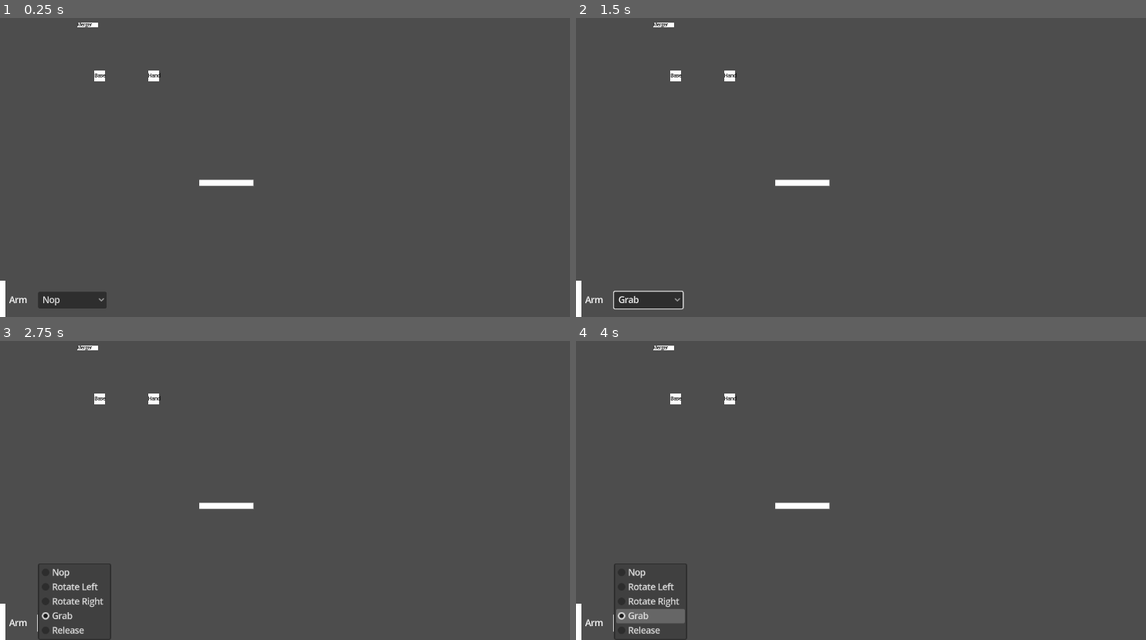
Above: before the commit, frames 1-4 (two rows, left to right).
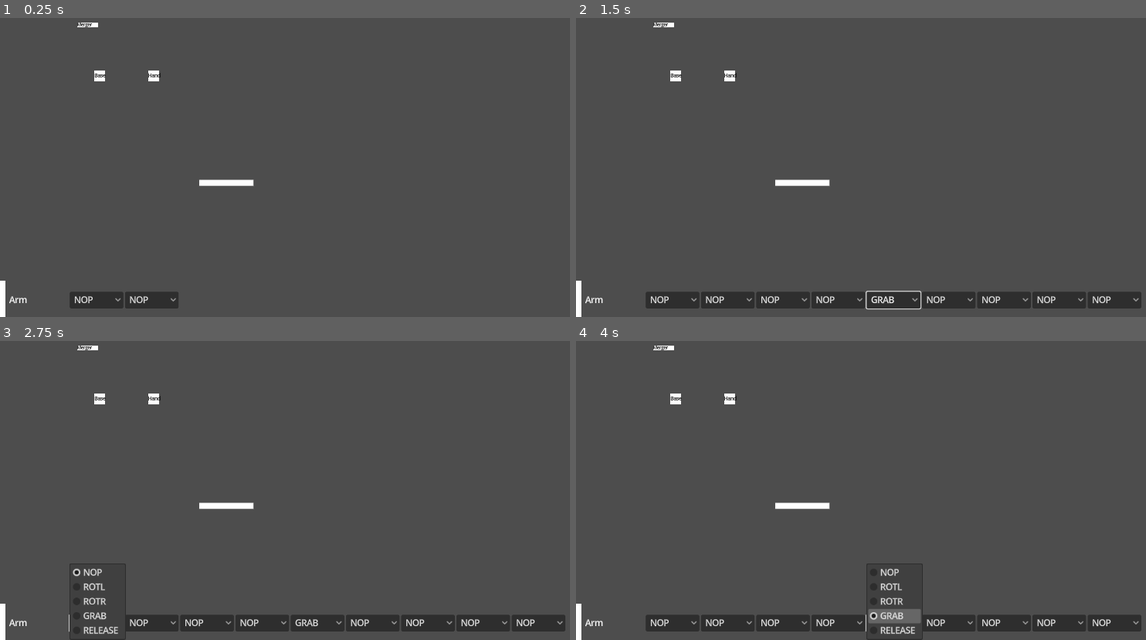
Above: after the commit, the same moments.

Repository: hpi-swa-lab/godot-pronto
Game: Godot game, scene res://prototypes/i4w1-opus-magnum/opus-magnum.tscn
Two runs of this game, one before a commit and one after it. Both use one fixed random seed, a clock stepped at 60 frames per second and the inputs below. The project has no main scene, so this scene is started directly.
Inputs (mouse positions are in pixels of both pictures, inside the frame that each line leads up to):
- Up to frame 1 (0.25 s): no input
- Up to frame 2 (1.5 s): click (650, 299) at 0.5 s, where only the run before the commit has a clickable "Nop"; click "Nop" (after the commit: "NOP") at 1.25 s
- Up to frame 3 (2.75 s): click (74, 622) at 2 s, where only the run before the commit has a clickable "Grab"
- Up to frame 4 (4 s): click "Grab" (after the commit: "GRAB") at 2.75 s; tap Enter (ui_accept) at 3.5, 3.77 s; move the mouse to (1020, 448) at 3.52 s; hold Right (ui_right) from 3.53 s (still down); tap J at 3.6 s; click (1020, 448) at 3.67 s

The runs differ from the first frame. In frame 1, 1.0% of the frame differs, in the area x 6-32%, y 91-98%; in frame 2, 4.6%; in frame 3, 4.9%; in frame 4, 5.6%, in the area x 6-100%, y 74-100%.

Commit message:
many instructions, add more via (a)d(d) (undocumented), hacked layout for spawned controls, shortened labels for space considerations; fix synchronization issue in release; run system using r(eset)/s(tart)/s(top); keep pc in viewport; remove prints

Diff:
--- a/prototypes/i4w1-opus-magnum/opus-magnum.tscn
+++ b/prototypes/i4w1-opus-magnum/opus-magnum.tscn
@@ -11,10 +11,52 @@
 [ext_resource type="Script" path="res://addons/pronto/behaviors/Controls.gd" id="9_6ntri"]
 [ext_resource type="Script" path="res://addons/pronto/behaviors/Key.gd" id="9_adfup"]
 
+[sub_resource type="GDScript" id="GDScript_55yuf"]
+script/source = "@tool
+extends U
+@warning_ignore(\"unused_parameter\")
+func run(from, to):
+	var scene_root = Utils.parent_that(to, func(n): return n.get_parent() == to.get_tree().root)
+	var marker = scene_root.get_node(\"%PositionMarker\")
+	to.global_position = marker.global_position
+	marker.global_position.y -= to.size.y
+"
+
+[sub_resource type="Resource" id="Resource_r3ddd"]
+script = ExtResource("5_drryg")
+nested_script = SubResource("GDScript_55yuf")
+argument_names = ["from", "to"]
+return_value = false
+
+[sub_resource type="GDScript" id="GDScript_ooe7x"]
+script/source = "@tool
+extends U
+@warning_ignore(\"unused_parameter\")
+func run(from, to):
+	return true
+"
+
+[sub_resource type="Resource" id="Resource_xdxx2"]
+script = ExtResource("5_drryg")
+nested_script = SubResource("GDScript_ooe7x")
+argument_names = ["from", "to"]
+return_value = true
+
+[sub_resource type="Resource" id="Resource_i2stt"]
+script = ExtResource("6_j0vsh")
+signal_name = "elapsed"
+to = NodePath("..")
+invoke = ""
+arguments = []
+only_if = SubResource("Resource_xdxx2")
+expression = SubResource("Resource_r3ddd")
+deferred = false
+enabled = true
+
 [sub_resource type="RectangleShape2D" id="RectangleShape2D_adf4g"]
-size = Vector2(139, 20)
-
-[sub_resource type="GDScript" id="GDScript_upxkl"]
+size = Vector2(74.191, 20)
+
+[sub_resource type="GDScript" id="GDScript_mdy22"]
 script/source = "@tool
 extends U
 @warning_ignore(\"unused_parameter\")
@@ -22,39 +64,39 @@
 	to.global_rotation_degrees -= 90
 "
 
-[sub_resource type="Resource" id="Resource_qhruf"]
-script = ExtResource("5_drryg")
-nested_script = SubResource("GDScript_upxkl")
+[sub_resource type="Resource" id="Resource_ej2jj"]
+script = ExtResource("5_drryg")
+nested_script = SubResource("GDScript_mdy22")
 argument_names = ["other", "direction", "from", "to"]
 return_value = false
 
-[sub_resource type="GDScript" id="GDScript_5ik6j"]
+[sub_resource type="GDScript" id="GDScript_hevtf"]
 script/source = "@tool
 extends U
 @warning_ignore(\"unused_parameter\")
 func run(other, direction, from, to):
 	var button = from.get_node(\"../..\")
-	return button.get_item_text(button.selected) == \"Rotate Left\"
-"
-
-[sub_resource type="Resource" id="Resource_wkn33"]
-script = ExtResource("5_drryg")
-nested_script = SubResource("GDScript_5ik6j")
+	return button.get_item_text(button.selected) == \"ROTL\"
+"
+
+[sub_resource type="Resource" id="Resource_p735h"]
+script = ExtResource("5_drryg")
+nested_script = SubResource("GDScript_hevtf")
 argument_names = ["other", "direction", "from", "to"]
 return_value = true
 
-[sub_resource type="Resource" id="Resource_0bc8q"]
+[sub_resource type="Resource" id="Resource_uf0om"]
 script = ExtResource("6_j0vsh")
 signal_name = "collided"
-to = NodePath("../../../../Arm")
-invoke = ""
-arguments = []
-only_if = SubResource("Resource_wkn33")
-expression = SubResource("Resource_qhruf")
-deferred = false
-enabled = true
-
-[sub_resource type="GDScript" id="GDScript_h620k"]
+to = NodePath("../../../../../Arm")
+invoke = ""
+arguments = []
+only_if = SubResource("Resource_p735h")
+expression = SubResource("Resource_ej2jj")
+deferred = false
+enabled = true
+
+[sub_resource type="GDScript" id="GDScript_vcr8g"]
 script/source = "@tool
 extends U
 @warning_ignore(\"unused_parameter\")
@@ -62,39 +104,39 @@
 	to.global_rotation_degrees += 90
 "
 
-[sub_resource type="Resource" id="Resource_s3eim"]
-script = ExtResource("5_drryg")
-nested_script = SubResource("GDScript_h620k")
+[sub_resource type="Resource" id="Resource_m8cvx"]
+script = ExtResource("5_drryg")
+nested_script = SubResource("GDScript_vcr8g")
 argument_names = ["other", "direction", "from", "to"]
 return_value = false
 
-[sub_resource type="GDScript" id="GDScript_1a5pw"]
+[sub_resource type="GDScript" id="GDScript_0b4a0"]
 script/source = "@tool
 extends U
 @warning_ignore(\"unused_parameter\")
 func run(other, direction, from, to):
 	var button = from.get_node(\"../..\")
-	return button.get_item_text(button.selected) == \"Rotate Right\"
-"
-
-[sub_resource type="Resource" id="Resource_ep08m"]
-script = ExtResource("5_drryg")
-nested_script = SubResource("GDScript_1a5pw")
+	return button.get_item_text(button.selected) == \"ROTR\"
+"
+
+[sub_resource type="Resource" id="Resource_8jtoj"]
+script = ExtResource("5_drryg")
+nested_script = SubResource("GDScript_0b4a0")
 argument_names = ["other", "direction", "from", "to"]
 return_value = true
 
-[sub_resource type="Resource" id="Resource_iy2le"]
+[sub_resource type="Resource" id="Resource_s7tg3"]
 script = ExtResource("6_j0vsh")
 signal_name = "collided"
-to = NodePath("../../../../Arm")
-invoke = ""
-arguments = []
-only_if = SubResource("Resource_ep08m")
-expression = SubResource("Resource_s3eim")
-deferred = false
-enabled = true
-
-[sub_resource type="GDScript" id="GDScript_1kh7u"]
+to = NodePath("../../../../../Arm")
+invoke = ""
+arguments = []
+only_if = SubResource("Resource_8jtoj")
+expression = SubResource("Resource_m8cvx")
+deferred = false
+enabled = true
+
+[sub_resource type="GDScript" id="GDScript_dg4ac"]
 script/source = "@tool
 extends U
 @warning_ignore(\"unused_parameter\")
@@ -114,43 +156,42 @@
 		target.get_parent().remove_child(target)
 		to.get_node(\"Hand\").add_child(target)
 		target.global_transform = transform
-		print(\"Grab\")
 	after.call_deferred()
 "
 
-[sub_resource type="Resource" id="Resource_sjaap"]
-script = ExtResource("5_drryg")
-nested_script = SubResource("GDScript_1kh7u")
+[sub_resource type="Resource" id="Resource_n8whv"]
+script = ExtResource("5_drryg")
+nested_script = SubResource("GDScript_dg4ac")
 argument_names = ["other", "direction", "from", "to"]
 return_value = false
 
-[sub_resource type="GDScript" id="GDScript_wmw77"]
+[sub_resource type="GDScript" id="GDScript_8paxb"]
 script/source = "@tool
 extends U
 @warning_ignore(\"unused_parameter\")
 func run(other, direction, from, to):
 	var button = from.get_node(\"../..\")
-	return button.get_item_text(button.selected) == \"Grab\"
-"
-
-[sub_resource type="Resource" id="Resource_ir8jk"]
-script = ExtResource("5_drryg")
-nested_script = SubResource("GDScript_wmw77")
+	return button.get_item_text(button.selected) == \"GRAB\"
+"
+
+[sub_resource type="Resource" id="Resource_4qgef"]
+script = ExtResource("5_drryg")
+nested_script = SubResource("GDScript_8paxb")
 argument_names = ["other", "direction", "from", "to"]
 return_value = true
 
-[sub_resource type="Resource" id="Resource_615c5"]
+[sub_resource type="Resource" id="Resource_xrdve"]
 script = ExtResource("6_j0vsh")
 signal_name = "collided"
-to = NodePath("../../../../Arm")
-invoke = ""
-arguments = []
-only_if = SubResource("Resource_ir8jk")
-expression = SubResource("Resource_sjaap")
-deferred = false
-enabled = true
-
-[sub_resource type="GDScript" id="GDScript_5kxnr"]
+to = NodePath("../../../../../Arm")
+invoke = ""
+arguments = []
+only_if = SubResource("Resource_4qgef")
+expression = SubResource("Resource_n8whv")
+deferred = false
+enabled = true
+
+[sub_resource type="GDScript" id="GDScript_85iu5"]
 script/source = "@tool
 extends U
 @warning_ignore(\"unused_parameter\")
@@ -164,86 +205,162 @@
 	var desk = scene_root.get_node(\"%Desk\")
 	var target = molecules[0]
 
-	var transform = target.global_transform
-	target.get_parent().remove_child(target)
-	desk.add_child(target)
-	target.global_transform = transform
-
-	print(\"Release\")
-"
-
-[sub_resource type="Resource" id="Resource_5exp8"]
-script = ExtResource("5_drryg")
-nested_script = SubResource("GDScript_5kxnr")
+	var after = func():
+		var transform = target.global_transform
+		target.get_parent().remove_child(target)
+		desk.add_child(target)
+		target.global_transform = transform
+	after.call_deferred()
+"
+
+[sub_resource type="Resource" id="Resource_cfetr"]
+script = ExtResource("5_drryg")
+nested_script = SubResource("GDScript_85iu5")
 argument_names = ["other", "direction", "from", "to"]
 return_value = false
 
-[sub_resource type="GDScript" id="GDScript_5kvj3"]
+[sub_resource type="GDScript" id="GDScript_0q2q8"]
 script/source = "@tool
 extends U
 @warning_ignore(\"unused_parameter\")
 func run(other, direction, from, to):
 	var button = from.get_node(\"../..\")
-	return button.get_item_text(button.selected) == \"Release\"
-"
-
-[sub_resource type="Resource" id="Resource_0k3b1"]
-script = ExtResource("5_drryg")
-nested_script = SubResource("GDScript_5kvj3")
+	return button.get_item_text(button.selected) == \"RELEASE\"
+"
+
+[sub_resource type="Resource" id="Resource_bfarx"]
+script = ExtResource("5_drryg")
+nested_script = SubResource("GDScript_0q2q8")
 argument_names = ["other", "direction", "from", "to"]
 return_value = true
 
-[sub_resource type="Resource" id="Resource_wnkei"]
+[sub_resource type="Resource" id="Resource_ph8cl"]
 script = ExtResource("6_j0vsh")
 signal_name = "collided"
-to = NodePath("../../../../Arm")
-invoke = ""
-arguments = []
-only_if = SubResource("Resource_0k3b1")
-expression = SubResource("Resource_5exp8")
-deferred = false
-enabled = true
-
-[sub_resource type="GDScript" id="GDScript_55yuf"]
-script/source = "@tool
-extends U
-@warning_ignore(\"unused_parameter\")
-func run(from, to):
-	var scene_root = Utils.parent_that(to, func(n): return n.get_parent() == to.get_tree().root)
-	var marker = scene_root.get_node(\"%PositionMarker\")
-	to.global_position = marker.global_position
-	marker.global_position.y -= to.size.y
-	pass
-"
-
-[sub_resource type="Resource" id="Resource_r3ddd"]
-script = ExtResource("5_drryg")
-nested_script = SubResource("GDScript_55yuf")
-argument_names = ["from", "to"]
-return_value = false
-
-[sub_resource type="GDScript" id="GDScript_ooe7x"]
-script/source = "@tool
-extends U
-@warning_ignore(\"unused_parameter\")
-func run(from, to):
-	return true
-"
-
-[sub_resource type="Resource" id="Resource_xdxx2"]
-script = ExtResource("5_drryg")
-nested_script = SubResource("GDScript_ooe7x")
-argument_names = ["from", "to"]
-return_value = true
-
-[sub_resource type="Resource" id="Resource_i2stt"]
+to = NodePath("../../../../../Arm")
+invoke = ""
+arguments = []
+only_if = SubResource("Resource_bfarx")
+expression = SubResource("Resource_cfetr")
+deferred = false
+enabled = true
+
+[sub_resource type="GDScript" id="GDScript_2do36"]
+script/source = "@tool
+extends U
+@warning_ignore(\"unused_parameter\")
+func run(from, to):
+	var pre = to.get_parent().get_parent().get_child(-2).get_child(0)
+	if not ('size' in pre): return
+	var width = 100
+	to.position.x = pre.position.x + width + 3
+"
+
+[sub_resource type="Resource" id="Resource_hpfrk"]
+script = ExtResource("5_drryg")
+nested_script = SubResource("GDScript_2do36")
+argument_names = ["from", "to"]
+return_value = false
+
+[sub_resource type="GDScript" id="GDScript_hd1v0"]
+script/source = "@tool
+extends U
+@warning_ignore(\"unused_parameter\")
+func run(from, to):
+	return true
+"
+
+[sub_resource type="Resource" id="Resource_xgv8f"]
+script = ExtResource("5_drryg")
+nested_script = SubResource("GDScript_hd1v0")
+argument_names = ["from", "to"]
+return_value = true
+
+[sub_resource type="Resource" id="Resource_p1ogo"]
 script = ExtResource("6_j0vsh")
 signal_name = "elapsed"
 to = NodePath("..")
 invoke = ""
 arguments = []
-only_if = SubResource("Resource_xdxx2")
-expression = SubResource("Resource_r3ddd")
+only_if = SubResource("Resource_xgv8f")
+expression = SubResource("Resource_hpfrk")
+deferred = false
+enabled = true
+
+[sub_resource type="GDScript" id="GDScript_qk76v"]
+script/source = "@tool
+extends U
+@warning_ignore(\"unused_parameter\")
+func run(from, to):
+	return true
+"
+
+[sub_resource type="Resource" id="Resource_nf5wd"]
+script = ExtResource("5_drryg")
+nested_script = SubResource("GDScript_qk76v")
+argument_names = ["from", "to"]
+return_value = true
+
+[sub_resource type="Resource" id="Resource_e4dsx"]
+script = ExtResource("6_j0vsh")
+signal_name = "elapsed"
+to = NodePath("..")
+invoke = "spawn"
+arguments = []
+only_if = SubResource("Resource_nf5wd")
+deferred = false
+enabled = false
+
+[sub_resource type="GDScript" id="GDScript_571gk"]
+script/source = "@tool
+extends U
+@warning_ignore(\"unused_parameter\")
+func run(from, to):
+	return true
+"
+
+[sub_resource type="Resource" id="Resource_k8dta"]
+script = ExtResource("5_drryg")
+nested_script = SubResource("GDScript_571gk")
+argument_names = ["from", "to"]
+return_value = true
+
+[sub_resource type="Resource" id="Resource_oh8c0"]
+script = ExtResource("6_j0vsh")
+signal_name = "just_down"
+to = NodePath("..")
+invoke = "spawn"
+arguments = []
+only_if = SubResource("Resource_k8dta")
+deferred = false
+enabled = true
+
+[sub_resource type="GDScript" id="GDScript_gy1fq"]
+script/source = "@tool
+extends U
+@warning_ignore(\"unused_parameter\")
+func run(from: Node2D, to):
+	var dict = G.at(\"InstructionSpawner\")
+	if dict == null:
+		dict = G.put(\"InstructionSpawner\", {})
+	var count = dict.get(from, 0) + 1
+	dict[from] = count
+	return count < 10
+"
+
+[sub_resource type="Resource" id="Resource_5uhp0"]
+script = ExtResource("5_drryg")
+nested_script = SubResource("GDScript_gy1fq")
+argument_names = ["from", "to"]
+return_value = true
+
+[sub_resource type="Resource" id="Resource_e0uhn"]
+script = ExtResource("6_j0vsh")
+signal_name = "elapsed"
+to = NodePath("..")
+invoke = "spawn"
+arguments = []
+only_if = SubResource("Resource_5uhp0")
 deferred = false
 enabled = true
 
@@ -539,6 +656,147 @@
 deferred = false
 enabled = true
 
+[sub_resource type="GDScript" id="GDScript_ldhoa"]
+script/source = "@tool
+extends U
+@warning_ignore(\"unused_parameter\")
+func run(from, to):
+	return true
+"
+
+[sub_resource type="Resource" id="Resource_1w5mw"]
+script = ExtResource("5_drryg")
+nested_script = SubResource("GDScript_ldhoa")
+argument_names = ["from", "to"]
+return_value = true
+
+[sub_resource type="Resource" id="Resource_4evsj"]
+script = ExtResource("6_j0vsh")
+signal_name = "just_down"
+to = NodePath("../Clock")
+invoke = "reset_and_start"
+arguments = []
+only_if = SubResource("Resource_1w5mw")
+deferred = false
+enabled = true
+
+[sub_resource type="GDScript" id="GDScript_a1hge"]
+script/source = "@tool
+extends U
+@warning_ignore(\"unused_parameter\")
+func run(from, to):
+	to.position.x += (100+3) * from.duration_seconds
+"
+
+[sub_resource type="Resource" id="Resource_wo3ce"]
+script = ExtResource("5_drryg")
+nested_script = SubResource("GDScript_a1hge")
+argument_names = ["from", "to"]
+return_value = false
+
+[sub_resource type="GDScript" id="GDScript_xvc81"]
+script/source = "@tool
+extends U
+@warning_ignore(\"unused_parameter\")
+func run(from, to):
+	return true
+"
+
+[sub_resource type="Resource" id="Resource_ovs0c"]
+script = ExtResource("5_drryg")
+nested_script = SubResource("GDScript_xvc81")
+argument_names = ["from", "to"]
+return_value = true
+
+[sub_resource type="Resource" id="Resource_031od"]
+script = ExtResource("6_j0vsh")
+signal_name = "elapsed"
+to = NodePath("..")
+invoke = ""
+arguments = []
+only_if = SubResource("Resource_ovs0c")
+expression = SubResource("Resource_wo3ce")
+deferred = false
+enabled = true
+
+[sub_resource type="GDScript" id="GDScript_fd21c"]
+script/source = "@tool
+extends U
+@warning_ignore(\"unused_parameter\")
+func run(from, to):
+	to.paused = true
+"
+
+[sub_resource type="Resource" id="Resource_j02mb"]
+script = ExtResource("5_drryg")
+nested_script = SubResource("GDScript_fd21c")
+argument_names = ["from", "to"]
+return_value = false
+
+[sub_resource type="GDScript" id="GDScript_st1bw"]
+script/source = "@tool
+extends U
+@warning_ignore(\"unused_parameter\")
+func run(from, to):
+	return true
+"
+
+[sub_resource type="Resource" id="Resource_brp5m"]
+script = ExtResource("5_drryg")
+nested_script = SubResource("GDScript_st1bw")
+argument_names = ["from", "to"]
+return_value = true
+
+[sub_resource type="Resource" id="Resource_gwbxc"]
+script = ExtResource("6_j0vsh")
+signal_name = "just_down"
+to = NodePath("../Clock")
+invoke = ""
+arguments = []
+only_if = SubResource("Resource_brp5m")
+expression = SubResource("Resource_j02mb")
+deferred = false
+enabled = true
+
+[sub_resource type="GDScript" id="GDScript_qumkc"]
+script/source = "@tool
+extends U
+@warning_ignore(\"unused_parameter\")
+func run(from, to):
+	to.position.x = 0
+"
+
+[sub_resource type="Resource" id="Resource_n20qf"]
+script = ExtResource("5_drryg")
+nested_script = SubResource("GDScript_qumkc")
+argument_names = ["from", "to"]
+return_value = false
+
+[sub_resource type="GDScript" id="GDScript_8ua35"]
+script/source = "@tool
+extends U
+@warning_ignore(\"unused_parameter\")
+func run(from, to):
+	return true
+"
+
+[sub_resource type="Resource" id="Resource_ihypn"]
+script = ExtResource("5_drryg")
+nested_script = SubResource("GDScript_8ua35")
+argument_names = ["from", "to"]
+return_value = true
+
+[sub_resource type="Resource" id="Resource_aeofd"]
+script = ExtResource("6_j0vsh")
+signal_name = "just_down"
+to = NodePath("..")
+invoke = ""
+arguments = []
+only_if = SubResource("Resource_ihypn")
+expression = SubResource("Resource_n20qf")
+deferred = false
+enabled = true
+
 [sub_resource type="GDScript" id="GDScript_12ds5"]
 script/source = "@tool
 extends U
@@ -549,7 +807,6 @@
 			return n.is_in_group(\"molecules\")
 	)
 
-	print(\"Hello\")
 	if molecules.size() != 2:
 		return
 
@@ -640,7 +897,7 @@
 keep_in_origin = false
 
 [node name="Collision" type="Node2D" parent="ArmSpawner/Robot/Arm"]
-position = Vector2(29, 52)
+position = Vector2(57, -36)
 script = ExtResource("3_8q8n7")
 metadata/pronto_connections = []
 
@@ -674,36 +931,6 @@
 layout_mode = 2
 text = "   "
 
-[node name="Instruction" type="OptionButton" parent="ArmSpawner/Robot/Program"]
-layout_mode = 2
-mouse_filter = 1
-item_count = 5
-selected = 0
-popup/item_0/text = "Nop"
-popup/item_0/id = 0
-popup/item_1/text = "Rotate Left"
-popup/item_1/id = 1
-popup/item_2/text = "Rotate Right"
-popup/item_2/id = 2
-popup/item_3/text = "Grab"
-popup/item_3/id = 3
-popup/item_4/text = "Release"
-popup/item_4/id = 4
-
-[node name="Trigger" type="Area2D" parent="ArmSpawner/Robot/Program/Instruction"]
-position = Vector2(0, 28.0285)
-collision_layer = 8
-collision_mask = 8
-
-[node name="CollisionShape2D" type="CollisionShape2D" parent="ArmSpawner/Robot/Program/Instruction/Trigger"]
-position = Vector2(69.5, 16.0285)
-shape = SubResource("RectangleShape2D_adf4g")
-
-[node name="Collision" type="Node2D" parent="ArmSpawner/Robot/Program/Instruction/Trigger"]
-position = Vector2(1.00001, -91.0285)
-script = ExtResource("3_8q8n7")
-metadata/pronto_connections = [SubResource("Resource_0bc8q"), SubResource("Resource_iy2le"), SubResource("Resource_615c5"), SubResource("Resource_wnkei")]
-
 [node name="Clock" type="Node2D" parent="ArmSpawner/Robot/Program"]
 position = Vector2(-30, -68)
 script = ExtResource("8_7crgp")
@@ -712,6 +939,76 @@
 trigger_interval_in_seconds = 1.0
 metadata/pronto_connections = [SubResource("Resource_i2stt")]
 
+[node name="InstructionSpawner" type="Node2D" parent="ArmSpawner/Robot/Program"]
+position = Vector2(129.809, 1.54795e-06)
+script = ExtResource("1_ggulk")
+
+[node name="DummyForOuterSpawner" type="Node2D" parent="ArmSpawner/Robot/Program/InstructionSpawner"]
+
+[node name="Instruction" type="OptionButton" parent="ArmSpawner/Robot/Program/InstructionSpawner"]
+custom_minimum_size = Vector2(100, 0)
+offset_left = -59.0
+offset_right = 17.0
+offset_bottom = 31.0
+focus_mode = 1
+mouse_filter = 1
+item_count = 5
+selected = 0
+fit_to_longest_item = false
+popup/item_0/text = "NOP"
+popup/item_0/id = 0
+popup/item_1/text = "ROTL"
+popup/item_1/id = 1
+popup/item_2/text = "ROTR"
+popup/item_2/id = 2
+popup/item_3/text = "GRAB"
+popup/item_3/id = 3
+popup/item_4/text = "RELEASE"
+popup/item_4/id = 4
+
+[node name="Trigger" type="Area2D" parent="ArmSpawner/Robot/Program/InstructionSpawner/Instruction"]
+position = Vector2(0, 28.0285)
+collision_layer = 8
+collision_mask = 8
+
+[node name="CollisionShape2D" type="CollisionShape2D" parent="ArmSpawner/Robot/Program/InstructionSpawner/Instruction/Trigger"]
+position = Vector2(37.0955, 16.0285)
+shape = SubResource("RectangleShape2D_adf4g")
+
+[node name="Collision" type="Node2D" parent="ArmSpawner/Robot/Program/InstructionSpawner/Instruction/Trigger"]
+position = Vector2(1.00001, -91.0285)
+script = ExtResource("3_8q8n7")
+metadata/pronto_connections = [SubResource("Resource_uf0om"), SubResource("Resource_s7tg3"), SubResource("Resource_xrdve"), SubResource("Resource_ph8cl")]
+
+[node name="Clock" type="Node2D" parent="ArmSpawner/Robot/Program/InstructionSpawner/Instruction"]
+position = Vector2(-71.2074, -3.11258e-06)
+script = ExtResource("8_7crgp")
+one_shot = true
+duration_seconds = 0.0001
+trigger_interval_in_seconds = 1.0
+metadata/pronto_connections = [SubResource("Resource_p1ogo")]
+
+[node name="Clock" type="Node2D" parent="ArmSpawner/Robot/Program/InstructionSpawner"]
+position = Vector2(-4.80853, -54)
+script = ExtResource("8_7crgp")
+one_shot = true
+duration_seconds = 0.0001
+trigger_interval_in_seconds = 1.0
+metadata/pronto_connections = [SubResource("Resource_e4dsx")]
+
+[node name="Key" type="Node2D" parent="ArmSpawner/Robot/Program/InstructionSpawner"]
+position = Vector2(43.1915, -80)
+script = ExtResource("9_adfup")
+key = "D"
+metadata/pronto_connections = [SubResource("Resource_oh8c0")]
+
+[node name="Clock2" type="Node2D" parent="ArmSpawner/Robot/Program/InstructionSpawner"]
+position = Vector2(53.3434, -53.3434)
+script = ExtResource("8_7crgp")
+duration_seconds = 0.1
+trigger_interval_in_seconds = 1.0
+metadata/pronto_connections = [SubResource("Resource_e0uhn")]
+
 [node name="Key" type="Node2D" parent="ArmSpawner"]
 position = Vector2(-48, 7)
 script = ExtResource("9_adfup")
@@ -740,7 +1037,7 @@
 metadata/pronto_connections = [SubResource("Resource_1w5qb")]
 
 [node name="Hydrogen" type="Node2D" parent="." node_paths=PackedStringArray("container")]
-position = Vector2(488, 215)
+position = Vector2(1015, 325)
 script = ExtResource("1_ggulk")
 container = NodePath("../Desk")
 
@@ -776,6 +1073,32 @@
 script = ExtResource("4_fj5vs")
 metadata/pronto_connections = [SubResource("Resource_rn47k")]
 
+[node name="Key" type="Node2D" parent="ProgramCounter"]
+position = Vector2(95, -127)
+script = ExtResource("9_adfup")
+key = "S"
+metadata/pronto_connections = [SubResource("Resource_4evsj")]
+
+[node name="Clock" type="Node2D" parent="ProgramCounter"]
+position = Vector2(162, -104)
+script = ExtResource("8_7crgp")
+duration_seconds = 0.02
+paused = true
+trigger_interval_in_seconds = 1.0
+metadata/pronto_connections = [SubResource("Resource_031od")]
+
+[node name="Key2" type="Node2D" parent="ProgramCounter"]
+position = Vector2(213, -126)
+script = ExtResource("9_adfup")
+key = "T"
+metadata/pronto_connections = [SubResource("Resource_gwbxc")]
+
+[node name="Key3" type="Node2D" parent="ProgramCounter"]
+position = Vector2(304, -111)
+script = ExtResource("9_adfup")
+key = "R"
+metadata/pronto_connections = [SubResource("Resource_aeofd")]
+
 [node name="Desk" type="Node2D" parent="."]
 unique_name_in_owner = true
 
@@ -798,7 +1121,7 @@
 position = Vector2(0, 601)
 
 [node name="Oxygen" type="Node2D" parent="." node_paths=PackedStringArray("container")]
-position = Vector2(725, 388)
+position = Vector2(997, 88)
 script = ExtResource("1_ggulk")
 container = NodePath("../Desk")
 
Not shown: 1 places in prototypes/i4w1-opus-magnum/opus-magnum.tscn that only renumber resources
